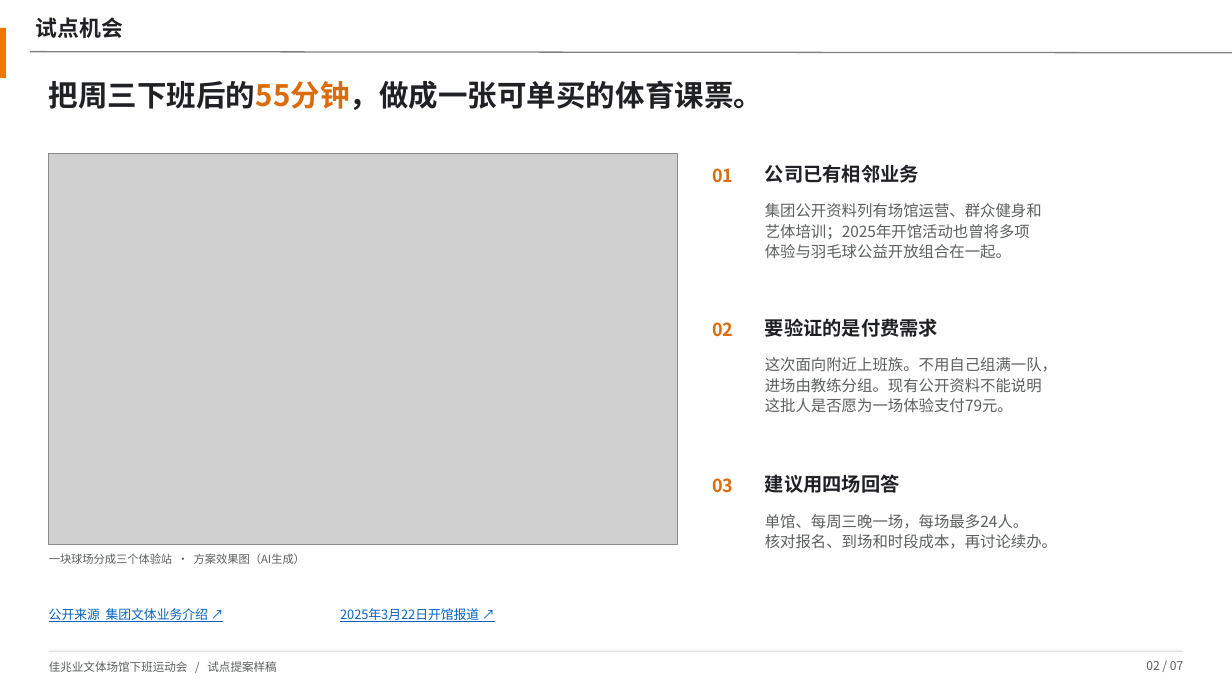
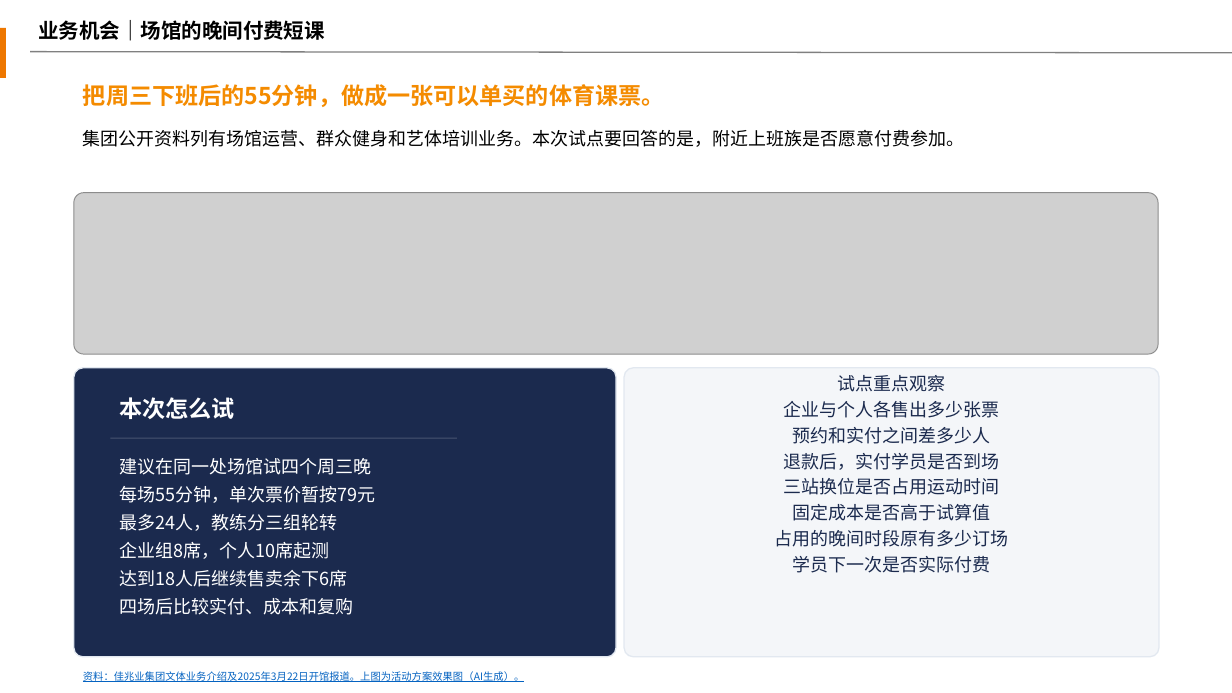
Before and after one commit to 2503668375-boop/kaisa-ppt-skill, a slide deck: slide 2 of demo/after-work-games.pptx. Drawn at 1232x693 pixels with LibreOffice and Linux fonts; fonts in the diff are those of the drawing; grey boxes stand for pictures; background and template pictures are left out. Boxes give left, top, right and bottom in pixels: in the first picture for what was removed or moved away, otherwise in the second. Text is boxed around its words. In the diff, an @@ line names an element or a change of style, - is before the commit and + after.

```diff
--- a/demo/after-work-games.pptx
+++ b/demo/after-work-games.pptx
@@ text removed at <box>36,17,123,38</box> @@
-试点机会
@@ text added at <box>38,20,324,41</box>, 16 pt, text #000000, bold @@
+业务机会｜场馆的晚间付费短课
@@ text at <box>83,84,665,107</box>: text changed; size 23 to 18 pt; text colour #202124 to #F48B00 @@
-把周三下班后的55分钟，做成一张可单买的体育课票。
+把周三下班后的55分钟，做成一张可以单买的体育课票。
@@ text added at <box>83,130,965,147</box>, 14 pt, text #000000 @@
+集团公开资料列有场馆运营、群众健身和艺体培训业务。本次试点要回答的是，附近上班族是否愿意付费参加。
@@ text removed at <box>712,168,733,183</box> @@
-01
@@ text removed at <box>765,164,919,183</box> @@
-公司已有相邻业务
@@ picture: place and size @@
-picture at <box>49,154,678,544</box>
+picture at <box>74,193,1158,355</box>
@@ text removed at <box>765,203,1042,258</box> @@
-集团公开资料列有场馆运营、群众健身和
-艺体培训；2025年开馆活动也曾将多项
-体验与羽毛球公益开放组合在一起。
@@ text removed at <box>712,322,733,337</box> @@
-02
@@ text removed at <box>765,318,938,337</box> @@
-要验证的是付费需求
@@ text removed at <box>765,357,1057,412</box> @@
-这次面向附近上班族。不用自己组满一队，
-进场由教练分组。现有公开资料不能说明
-这批人是否愿为一场体验支付79元。
@@ rounded rectangle added at <box>74,368,616,657</box>, fill #1B2A4E, outline #E2E8F0 1 pt @@
@@ rounded rectangle added at <box>624,368,1159,657</box>, fill #F4F6F9, outline #E2E8F0 1 pt @@
@@ text added at <box>774,375,1008,573</box>, 14 pt, text #1B2A4E @@
+试点重点观察
+企业与个人各售出多少张票
+预约和实付之间差多少人
+退款后，实付学员是否到场
+三站换位是否占用运动时间
+固定成本是否高于试算值
+占用的晚间时段原有多少订场
+学员下一次是否实际付费
@@ text added at <box>120,397,235,419</box>, 18 pt, text #FFFFFF, bold @@
+本次怎么试
@@ rectangle added at <box>111,438,457,439</box>, fill #FFFFFF at 20% opacity @@
@@ text added at <box>120,458,376,615</box>, 14 pt, text #FFFFFF @@
+建议在同一处场馆试四个周三晚
+每场55分钟，单次票价暂按79元
+最多24人，教练分三组轮转
+企业组8席，个人10席起测
+达到18人后继续售卖余下6席
+四场后比较实付、成本和复购
@@ text removed at <box>712,478,733,493</box> @@
-03
@@ text removed at <box>765,474,900,493</box> @@
-建议用四场回答
@@ text removed at <box>765,514,1057,549</box> @@
-单馆、每周三晚一场，每场最多24人。
-核对报名、到场和时段成本，再讨论续办。
@@ text removed at <box>49,553,305,564</box> @@
-一块球场分成三个体验站 · 方案效果图（AI生成）
@@ text removed at <box>49,608,208,622</box> @@
-公开来源 集团文体业务介绍 ↗
@@ text removed at <box>340,608,479,622</box> @@
-2025年3月22日开馆报道 ↗
@@ rectangle removed at <box>49,651,1184,652</box> @@
@@ text at <box>83,671,524,682</box>: text changed; size 9 to 8 pt; text colour #5B605F to #0563C1 @@
-佳兆业文体场馆下班运动会 / 试点提案样稿
+资料：佳兆业集团文体业务介绍及2025年3月22日开馆报道。上图为活动方案效果图（AI生成）。
@@ text removed at <box>1146,661,1183,670</box> @@
-02 / 07
```
Also in this commit, not shown: 4 other slides changed, 2 slides added, 2 slides removed, 13 other files.
